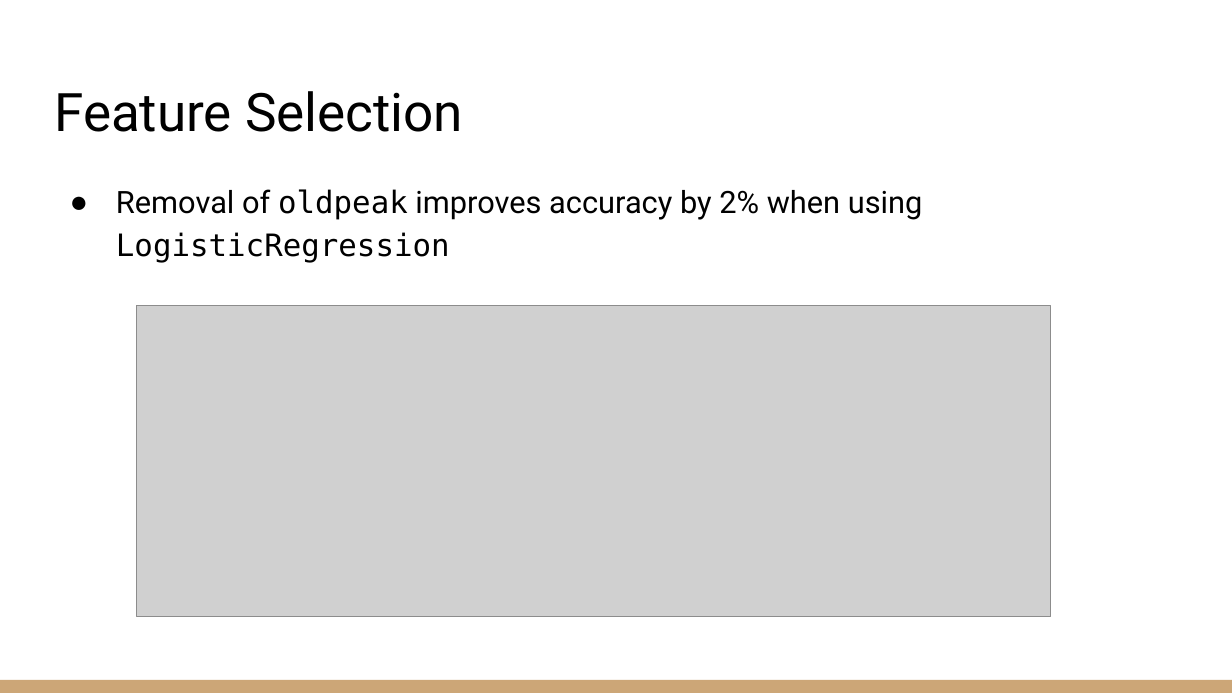
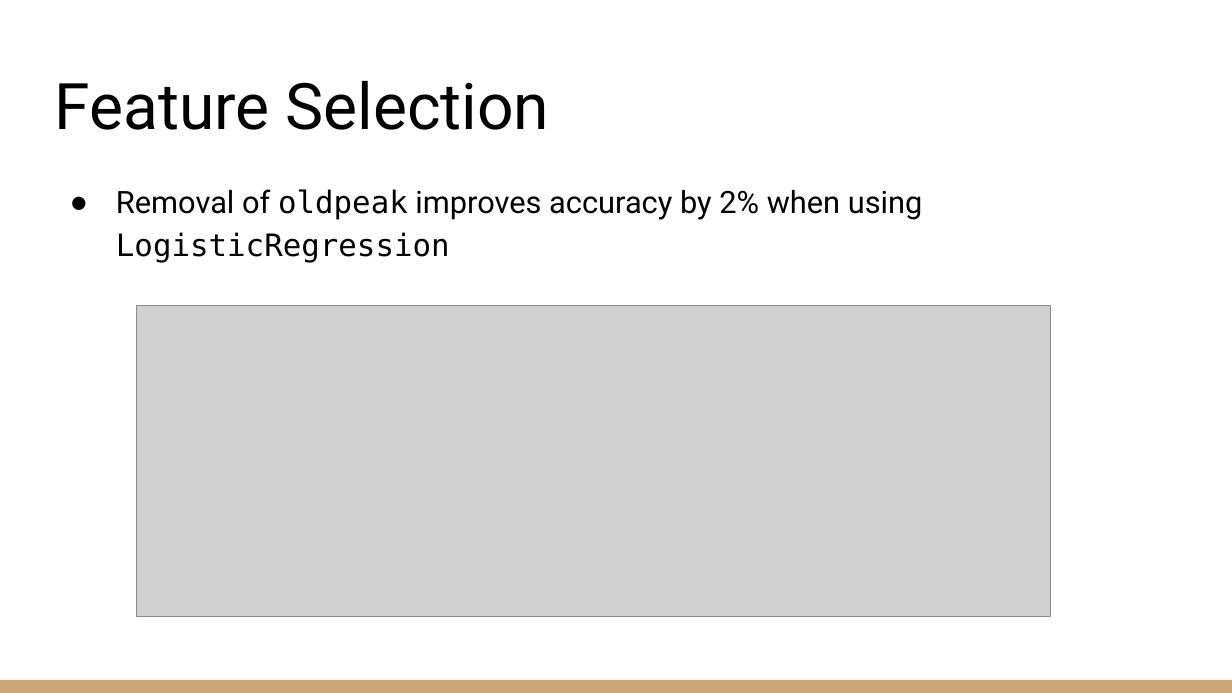
Before and after one commit to zachcarlson/HeartAttackPredictor, a slide deck: slide 16 of documents/DSCI 631 Final Project Presentation.pptx. Drawn at 1232x693 pixels with LibreOffice and Linux fonts; fonts in the diff are those of the drawing; grey boxes stand for pictures. Boxes give left, top, right and bottom in pixels: in the first picture for what was removed or moved away, otherwise in the second. Text is boxed around its words. In the diff, an @@ line names an element or a change of style, - is before the commit and + after.

```diff
--- a/documents/DSCI 631 Final Project Presentation.pptx
+++ b/documents/DSCI 631 Final Project Presentation.pptx
@@ title "Feature Selection" at (54,81,550,130): size 31 to 37.5 pt @@
```
Also in this commit, not shown: 12 other slides changed, 1 other file.
